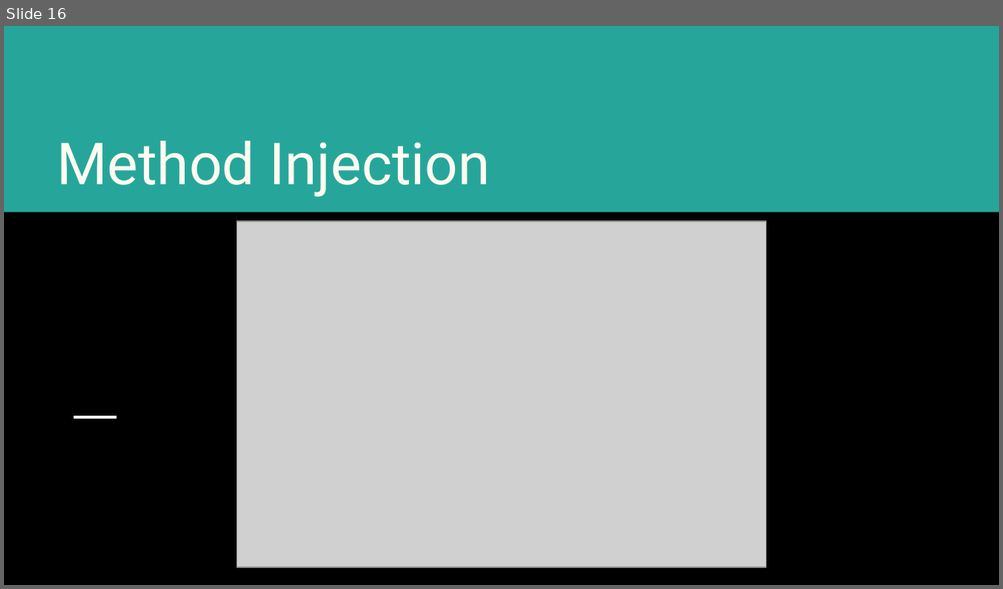
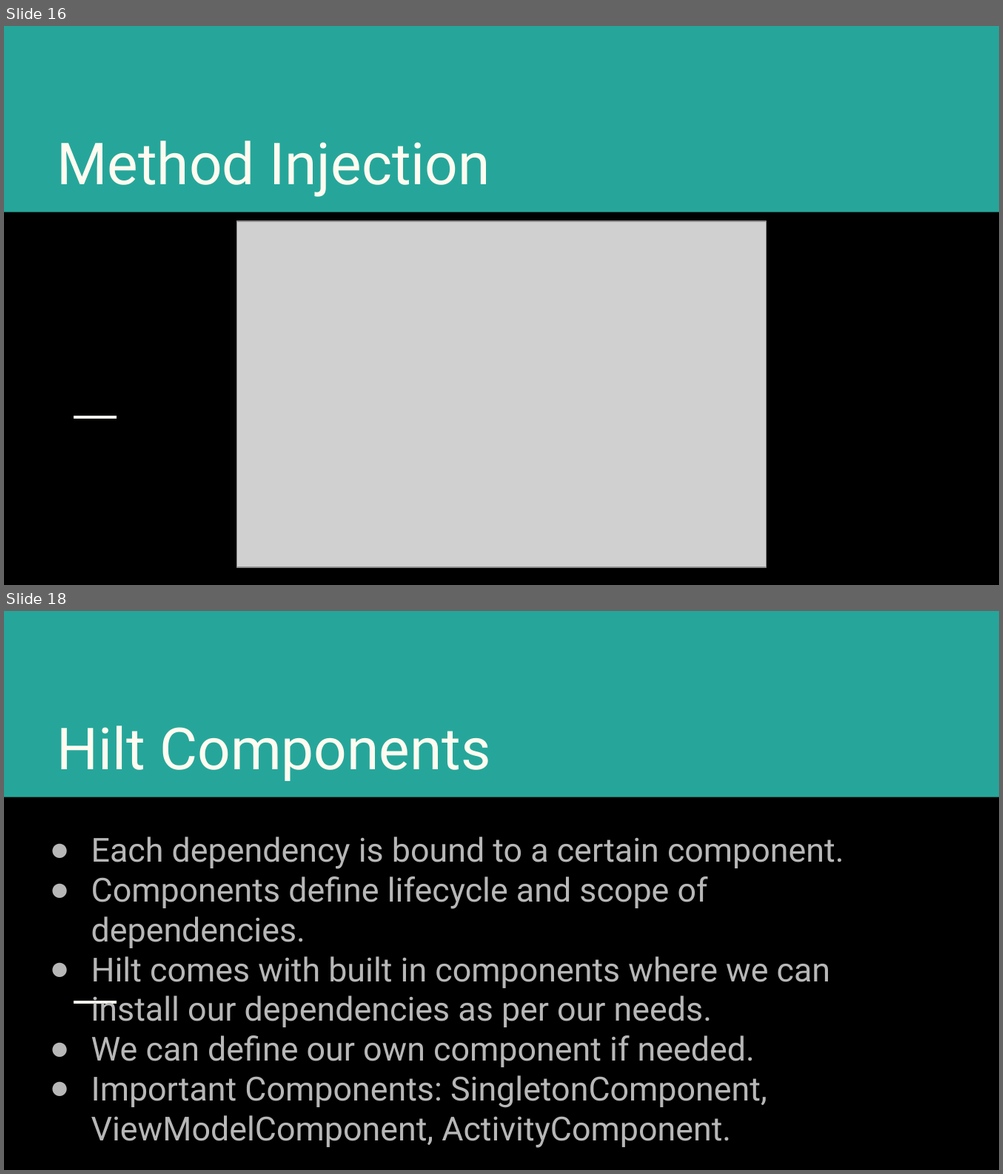
Before and after one commit to shamim-emon/hilt-session, a slide deck: Hilt-session-1.pptx. Shown one above the other, each under a label of ours: slide 16 before the commit, slides 16 and 18 after it; the slides between them are not shown. The pictures are 1003x589 and 1003x1174 pixels, drawn with LibreOffice and Linux fonts; fonts in the diff are those of the drawing; grey boxes stand for pictures. Boxes give left, top, right and bottom in pixels: in the first picture for what was removed or moved away, otherwise in the second. Text is boxed around its words. In the diff, an @@ line names an element or a change of style, - is before the commit and + after.

```diff
--- a/Hilt-session-1.pptx
+++ b/Hilt-session-1.pptx
@@ slide 18 added at (4,611,999,1170), background #000000; not listed: 2 template elements that a slide beside it also shows @@
@@ title added at (57,726,490,781), 42 pt, text #FFFBF0 @@
+Hilt Components
@@ subtitle added at (91,837,844,1148), 24 pt, text #B7B7B7 @@
+● Each dependency is bound to a certain component.
+● Components define lifecycle and scope of dependencies.
+● Hilt comes with built in components where we can install our dependencies as per our needs.
+● We can define our own component if needed.
+● Important Components: SingletonComponent, ViewModelComponent, ActivityComponent.
```
Also in this commit, not shown: 1 slide changed, 10 other slides added, 1 other file.
